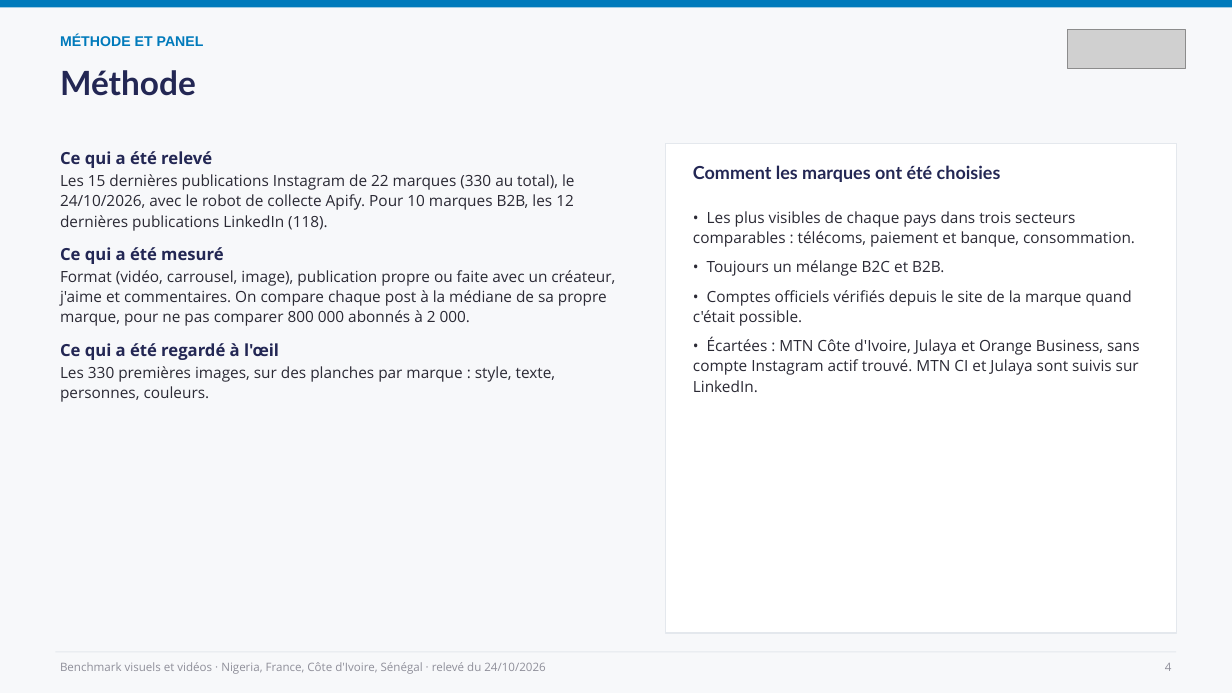
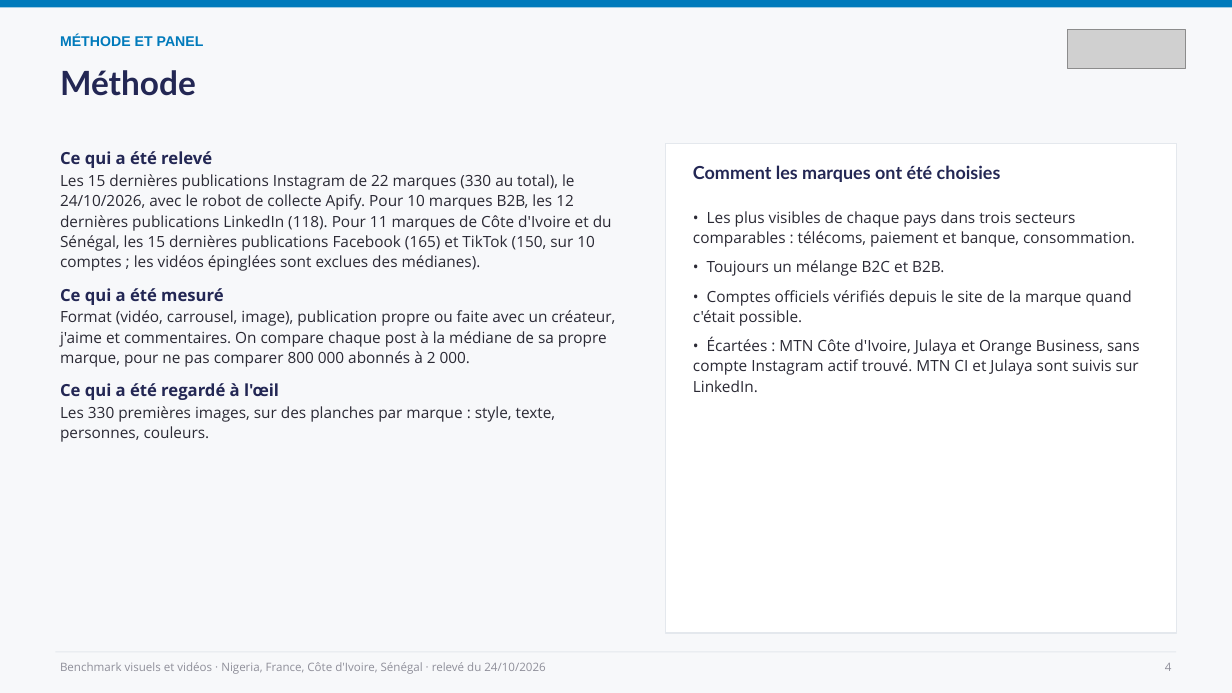
Before and after one commit to leslita06/fatima-unifood-fictif, a slide deck: slide 4 of benchmark-visuels/2026-10-24_benchmark-visuels-videos.pptx. Drawn at 1232x693 pixels with LibreOffice and Linux fonts; fonts in the diff are those of the drawing; grey boxes stand for pictures. Boxes give left, top, right and bottom in pixels: in the first picture for what was removed or moved away, otherwise in the second. Text is boxed around its words. In the diff, an @@ line names an element or a change of style, - is before the commit and + after.

```diff
--- a/benchmark-visuels/2026-10-24_benchmark-visuels-videos.pptx
+++ b/benchmark-visuels/2026-10-24_benchmark-visuels-videos.pptx
@@ text at [60,174,612,271]: text changed @@
-Les 15 dernières publications Instagram de 22 marques (330 au total), le 24/10/2026, avec le robot de collecte Apify. Pour 10 marques B2B, les 12 dernières publications LinkedIn (118).
+Les 15 dernières publications Instagram de 22 marques (330 au total), le 24/10/2026, avec le robot de collecte Apify. Pour 10 marques B2B, les 12 dernières publications LinkedIn (118). Pour 11 marques de Côte d'Ivoire et du Sénégal, les 15 dernières publications Facebook (165) et TikTok (150, sur 10 comptes ; les vidéos épinglées sont exclues des médianes).
```
Also in this commit, not shown: 7 other slides changed, 4 slides added, 1 other file.
